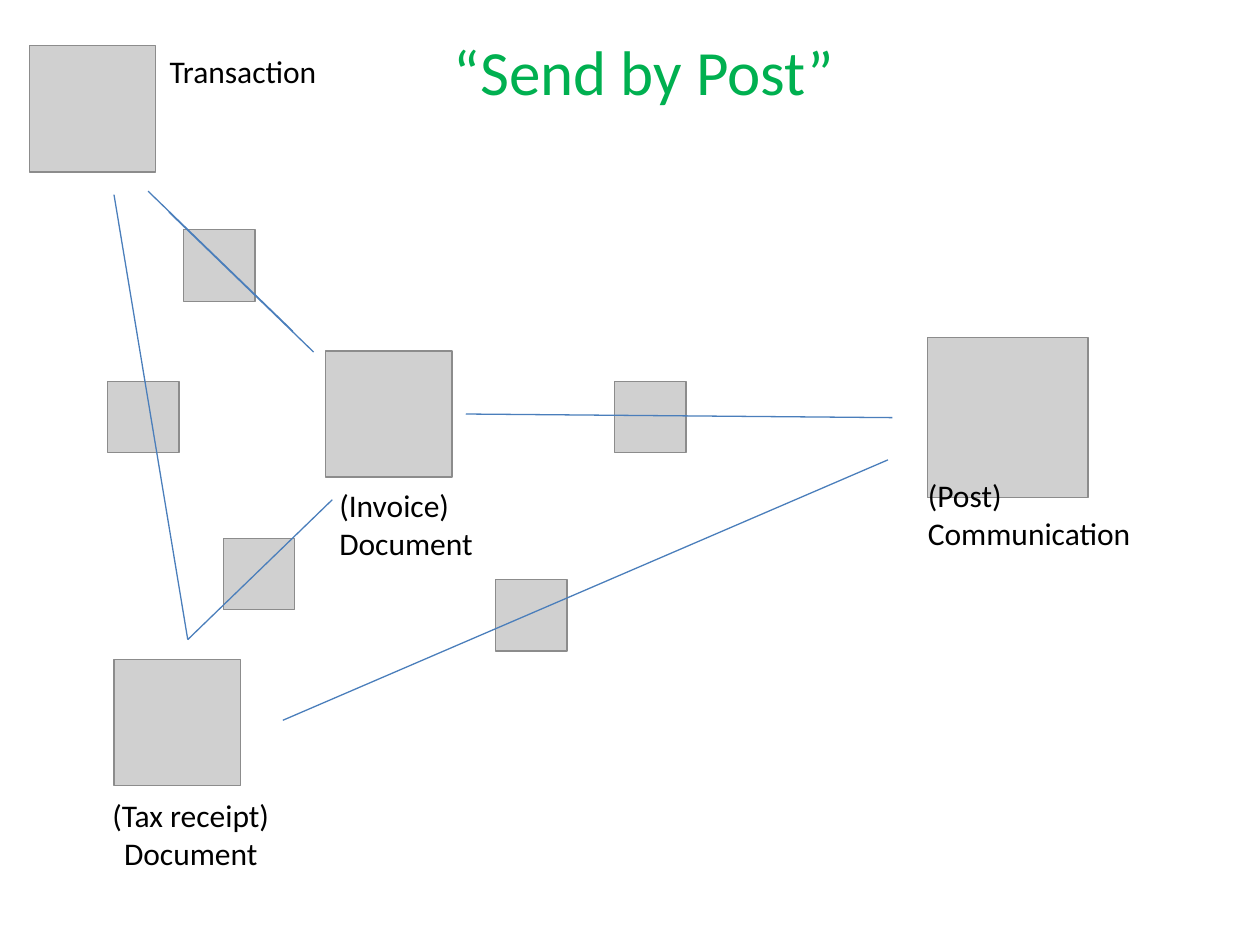
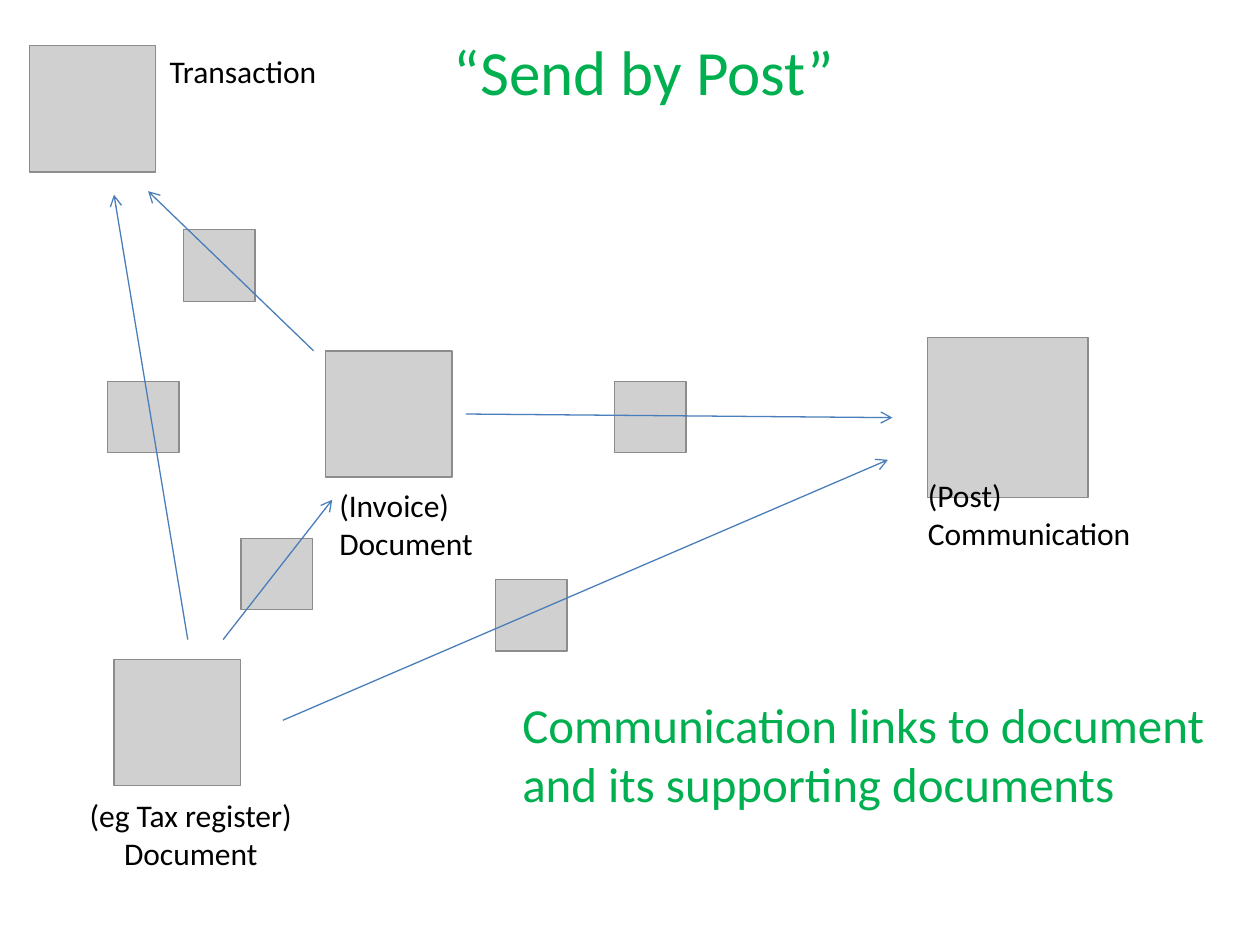
Before and after one commit to estatio/estatio, a slide deck: slide 16 of docs/docs-and-comms/attachments.pptx (slide 22 before the commit). Drawn at 1260x945 pixels with LibreOffice and Linux fonts; fonts in the diff are those of the drawing; grey boxes stand for pictures. Boxes give left, top, right and bottom in pixels: in the first picture for what was removed or moved away, otherwise in the second. Text is boxed around its words. In the diff, an @@ line names an element or a change of style, - is before the commit and + after.

```diff
--- a/docs/docs-and-comms/attachments.pptx
+++ b/docs/docs-and-comms/attachments.pptx
@@ line (115, 195) - (188, 640): line to arrow @@
@@ line moved from (149, 192) - (292, 331) to (149, 192) - (314, 350) @@
@@ line (149, 192) - (314, 350): line to arrow @@
@@ line removed from (169, 212) to (314, 352) @@
@@ line (466, 415) - (892, 417): line to arrow @@
@@ line (284, 721) - (888, 460): line to arrow @@
@@ line moved from (333, 500) - (188, 640) to (333, 500) - (223, 640) @@
@@ line (333, 500) - (223, 640): line to arrow @@
@@ picture: place and size @@
-picture at (223,538,295,610)
+picture at (241,538,312,610)
@@ text added at (522,709,1204,811), 28 pt, text #00B050 @@
+Communication links to document
+and its supporting documents
@@ text "(eg Tax register)": place and size @@
-text "(eg Tax register)" at (112,804,269,866)
+text "(eg Tax register)" at (90,804,292,866)
@@ text at (90,804,292,833): text changed @@
-(Tax receipt)
+(eg Tax register)
```
Also in this commit, not shown: 11 other slides changed, 6 slides removed.
